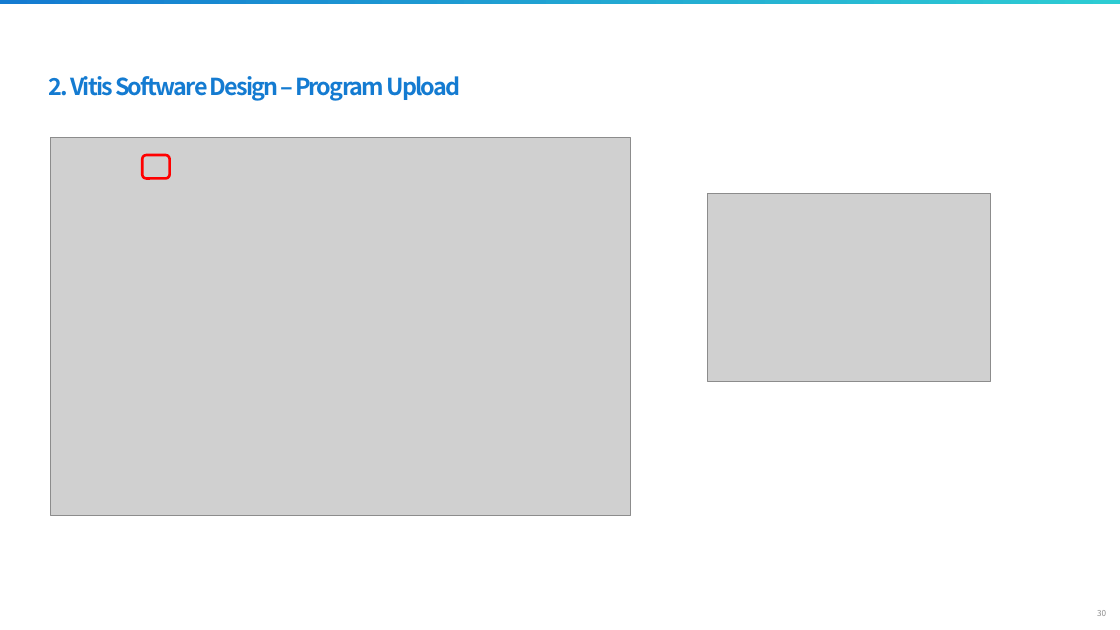
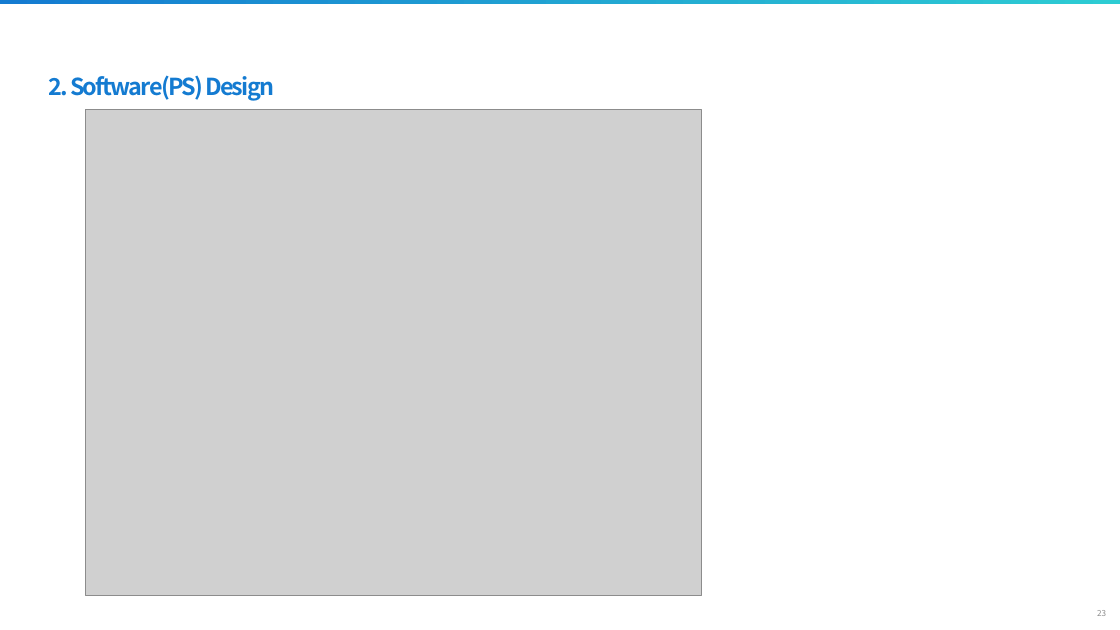
Before and after one commit to siliconground/SoC_301, a slide deck: slide 23 of 0_DOCS/1_EDU_REFERENCE/3_Processing_System_Basic.pptx (slide 30 before the commit). Drawn at 1120x630 pixels with LibreOffice and Linux fonts; fonts in the diff are those of the drawing; grey boxes stand for pictures; background and template pictures are left out. Boxes give left, top, right and bottom in pixels: in the first picture for what was removed or moved away, otherwise in the second. Text is boxed around its words. In the diff, an @@ line names an element or a change of style, - is before the commit and + after.

```diff
--- a/0_DOCS/1_EDU_REFERENCE/3_Processing_System_Basic.pptx
+++ b/0_DOCS/1_EDU_REFERENCE/3_Processing_System_Basic.pptx
@@ text at [49,75,274,101]: text changed @@
-2. Vitis Software Design – Program Upload
+2. Software(PS) Design
@@ picture: place and size @@
-picture at [50,137,630,515]
+picture at [86,109,702,596]
@@ rounded rectangle removed at [142,155,170,179] @@
@@ picture removed at [707,193,991,381] @@
@@ page number at [1097,610,1106,616]: text changed @@
-30
+23
```
Also in this commit, not shown: 6 other slides changed, 6 slides added, 5 slides removed.
